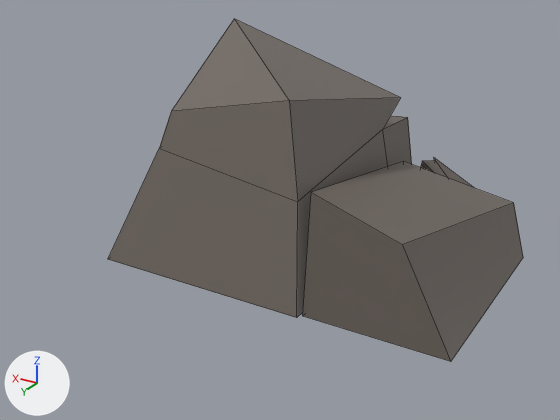
One commit to the FBX model Assets/Art/Models/debris.fbx: the scene before it, then after it.
Camera for both pictures: a camera (50 mm lens) standing at (-0.492, 1.05, 0.528) and looking at (0.032, 0.178, 0.091). The lights are fixed; the arrows at lower left show +X, +Y and +Z. Mesh edges are drawn as thin lines. Where no turn or scale is listed for an object, it has been applied to the vertices.
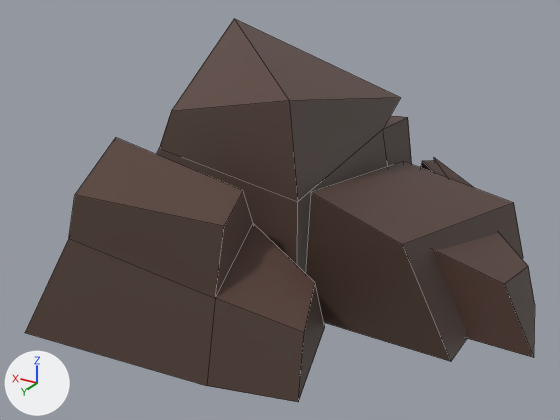
The newer file is also rescaled (x1.193), turned or shifted as a whole; pictures and numbers use the older file's frame.

Changed parts and their boxes [x1, y1, x2, y2] in the pictures (560 x 420 px):
'pCube84', reshaped: before [108, 19, 412, 318]; after [157, 19, 412, 273]
'pCube108', added (brown): after [25, 137, 325, 402]
'pCube86', reshaped: before [302, 162, 523, 362]; after [305, 162, 523, 362]
'pCube107', added (brown): after [433, 233, 535, 358]

The change in detail:
Picture 'T_setprops1_BC.png' (img_t_setprops1_bc_png) is new.
Material 'setprops1' (mat_setprops1) is new.
Its texture is img_t_setprops1_bc_png.
me_mesh_001 is used by ob_pcube84; location (0.103, 0.126, 0.0).
me_mesh_001 had 16 vertices, 15 faces and spanned x -0.163..0.163, y -0.417..0.163, z 0.0..0.311.
me_mesh_001 now has 16 vertices, 13 faces and spans x -0.163..0.163, y -0.417..0.163, z 0.0..0.311.
me_mesh_001 part 2: 13 faces spanning x -0.163..0.163, y -0.417..0.163, z 0.0..0.311 switch from mat_lambert14 (grey #706761) to mat_setprops1 (picture img_t_setprops1_bc_png).
me_mesh is used by ob_pcube86; location (-0.074, 0.119, 0.0).
me_mesh had 8 vertices, 6 faces and spanned x -0.193..0.009, y -0.157..0.163, z 0.0..0.176.
me_mesh now has 8 vertices, 5 faces and spans x -0.193..0.009, y -0.157..0.163, z 0.0..0.176.
me_mesh part 1: 5 faces spanning x -0.193..0.009, y -0.157..0.163, z 0.0..0.176 switch from mat_lambert14 (grey #706761) to mat_setprops1 (picture img_t_setprops1_bc_png).
Mesh me_mesh_003 is new.
It has 8 vertices, 5 faces and spans x -0.123..0.026, y -0.1..0.104, z 0.0..0.113.
It uses material mat_setprops1 (picture img_t_setprops1_bc_png).
Mesh me_mesh_004 is new.
It has 16 vertices, 12 faces and spans x -0.181..0.205, y -0.02..0.186, z 0.0..0.224.
It uses material mat_setprops1 (picture img_t_setprops1_bc_png).
Object 'pCube107' (ob_pcube107) is new; it shows me_mesh_003.
Its location is (-0.225, 0.119, 0.0).
Object 'pCube108' (ob_pcube108) is new; it shows me_mesh_004.
Its location is (0.031, 0.311, 0.0).
